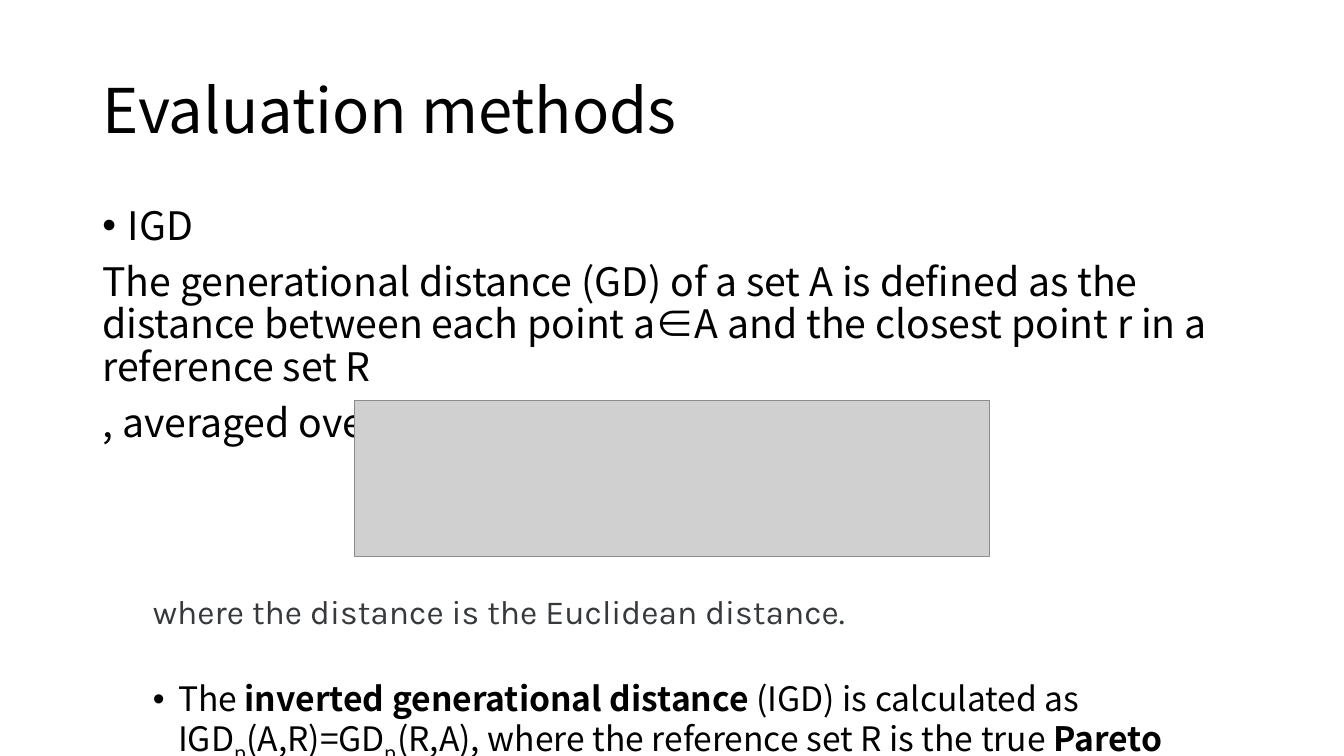
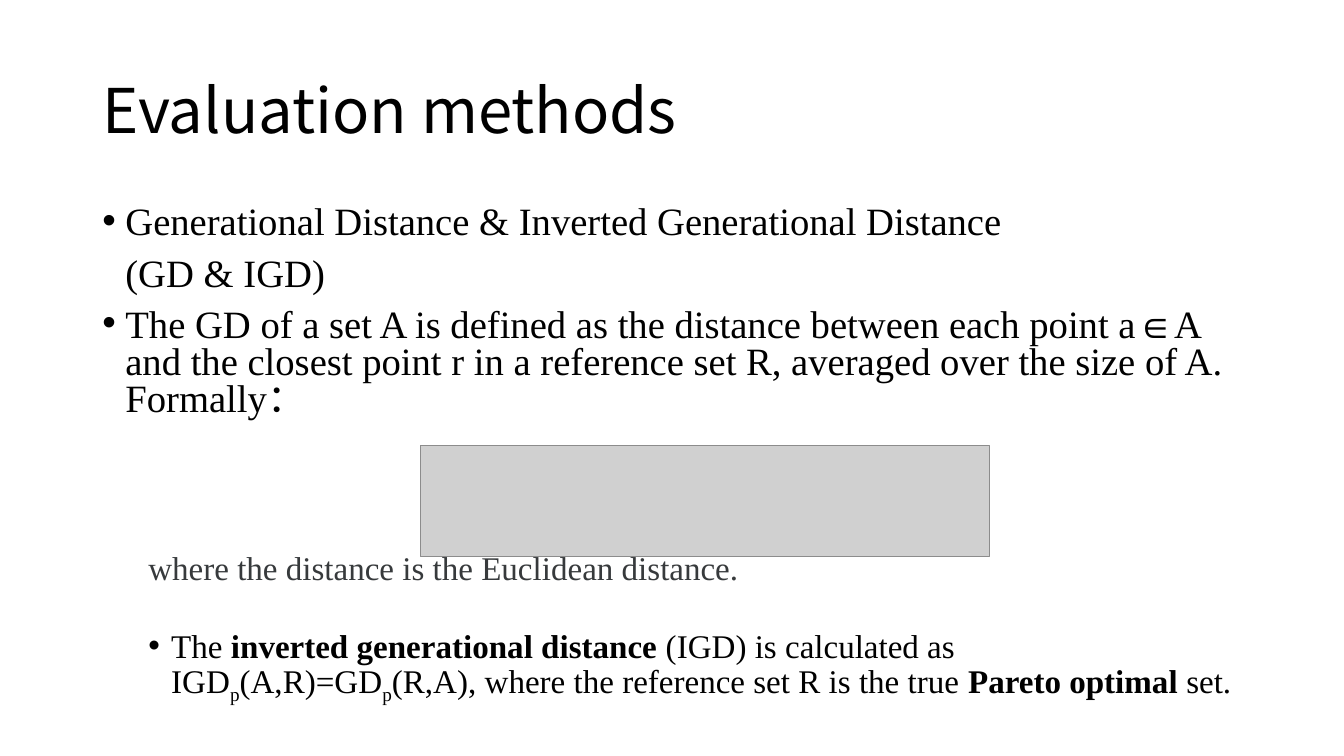
Before and after one commit to Nore-i/GP-Hybrid, a slide deck: slide 15 of presentation-first.pptx (slide 14 before the commit). Drawn at 1344x756 pixels with LibreOffice and Linux fonts; fonts in the diff are those of the drawing; grey boxes stand for pictures. Boxes give left, top, right and bottom in pixels: in the first picture for what was removed or moved away, otherwise in the second. Text is boxed around its words. In the diff, an @@ line names an element or a change of style, - is before the commit and + after.

```diff
--- a/presentation-first.pptx
+++ b/presentation-first.pptx
@@ text at [125,208,1223,420]: text changed; size 28 to 27.6 pt; font Noto Sans CJK SC to Times New Roman @@
-• IGD
-The generational distance (GD) of a set A is defined as the distance between each point a∈A and the closest point r in a reference set R
-, averaged over the size of A. Formally,
+• Generational Distance & Inverted Generational Distance
+(GD & IGD)
+• The GD of a set A is defined as the distance between each point a∈A and the closest point r in a reference set R, averaged over the size of A. Formally：
@@ picture: place and size @@
-picture at [355,400,990,557]
+picture at [420,446,989,557]
@@ text at [148,554,1231,700]: size 24 to 23.6 pt in "where the distance is the Euclidean distance.", "The inverted generational distance (IGD) is calculated ..."; font Karla to Times New Roman in "where the distance is the Euclidean distance."; font Noto Sans CJK SC to Times New Roman in "The inverted generational distance (IGD) is calculated ..."; list level 2 to 1 in "where the distance is the ..."; line spacing 0.9 to 0.8; indent changed @@
```
Also in this commit, not shown: 13 other slides changed, 2 slides added.
